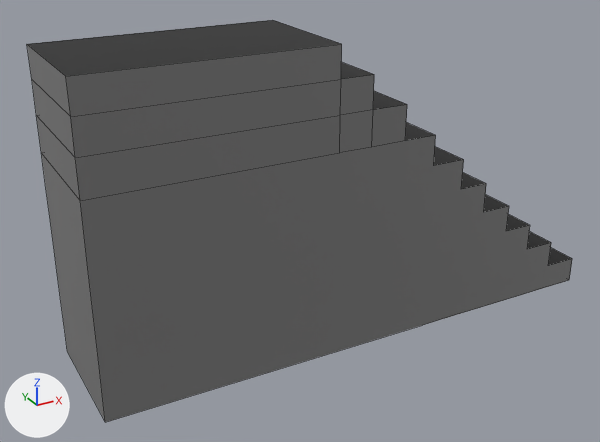
An edit to the FBX model Assets/Objects/high stairs.fbx, drawn before and after from the same camera.
Before and after are seen from a 50 mm camera at (-5.91, -10.35, 7.01) aimed at (-0.17, 0.08, 1.8). Arrows for +X, +Y and +Z are at lower left; the lights stay in place. Mesh edges are drawn as thin lines. Where no turn or scale is listed for an object, it has been applied to the vertices.

Before the edit, the objects in view are built like this:
```python
me_куб = bpy.data.meshes.new('Куб')
me_куб.from_pydata(...)  # 80 vertices, 39 faces; spans x -3.77..4.78, y -1.0..1.0, z 0.0..4.75
me_куб.materials.append(mat_материал)  # picture img_objectstexturemap_png
ob_куб = bpy.data.objects.new('Куб', me_куб)
ob_куб.location = (0.0, 0.0, 0.0)
```
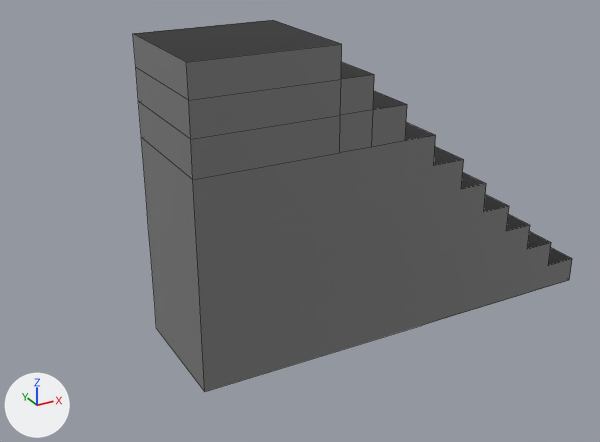
Changed parts and their boxes [x1, y1, x2, y2] in the pictures (600 x 442 px):
'Куб', reshaped (19% narrower, 7% shorter): before [27, 20, 572, 422]; after [133, 20, 572, 392]

What changed in the scene script:
```text
Change me_куб:
    where me_куб.from_pydata(...)  # 80 vertices, 39 faces; spans x -3.77..4.78, y -1.0..1.0, z 0.0..4.75
    used by ob_куб; location = (0.0, 0.0, 0.0)
    me_куб part 1: all 22 vertices in x -3.77, y -1.0..1.0, z 0.0..4.75 are moved by (1.45, 0.0, 0.0)
```
